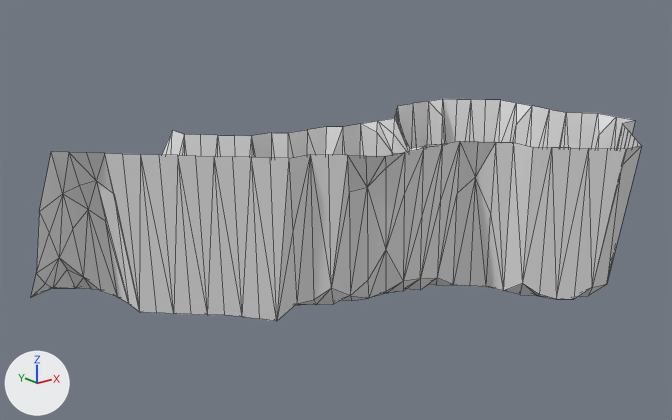
Two versions of the Blender file Assets/Demo/Game/Farm/Models/Cave/Cave.blend, one commit apart.
One viewpoint serves both versions: a camera (50 mm lens) standing at (-102.1, -104.4, 52.7) and looking at (-28.5, -12.3, 15.8). Every picture has the same lights, and +X, +Y and +Z are marked at lower left. Mesh edges are drawn as thin lines.

Objects in the first picture: 'Cave'.
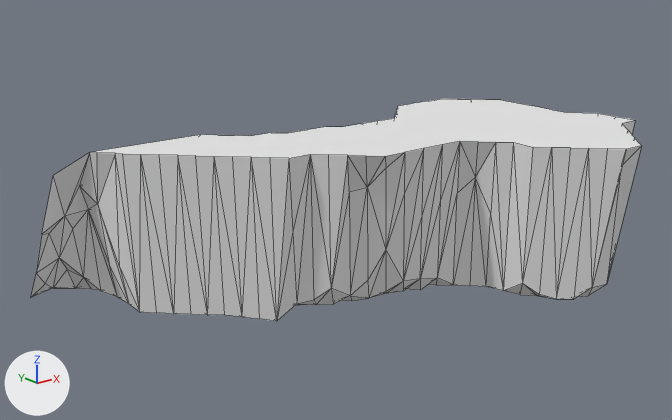
Commit message: Improve cave-terrain blending

Scene script edits in JSON lines:
```json
{"block": "me_cave", "where": "# used by ob_cave; location = (0.0, 0.0, 0.0); rotation_euler = (1.571, 0.0, 0.0), in degrees (90, 0, 0); scale = (0.01, 0.01, 0.01)"}
{"op": "remove", "block": "me_cave", "code": "me_cave.from_pydata(...)  # 348 vertices, 608 faces; spans x -6250.0..938.0, y 438.0..2608.0, z -1250.0..4063.0"}
{"op": "add", "block": "me_cave", "code": "me_cave.from_pydata(...)  # 347 vertices, 612 faces; spans x -6250.0..938.0, y 438.0..2608.0, z -1250.0..4063.0"}
{"block": "me_cave", "change": "me_cave part 1"}
{"block": "me_cave", "change": "12 vertices move from x -6250.0..-4375.0, y 1611.0..2608.0, z -468.0..312.0 to x -6250.0..-4375.0, y 1031.0..2608.0, z -468.0..394.0"}
{"block": "me_cave", "change": "6 new faces join them"}
```

What differs and where, as boxes [x1, y1, x2, y2] in the pictures (672 x 420 px):
```json
{"part": 1, "of": "me_cave", "change": "built on", "before": [36, 130, 201, 312], "after": [37, 99, 641, 312]}
```
